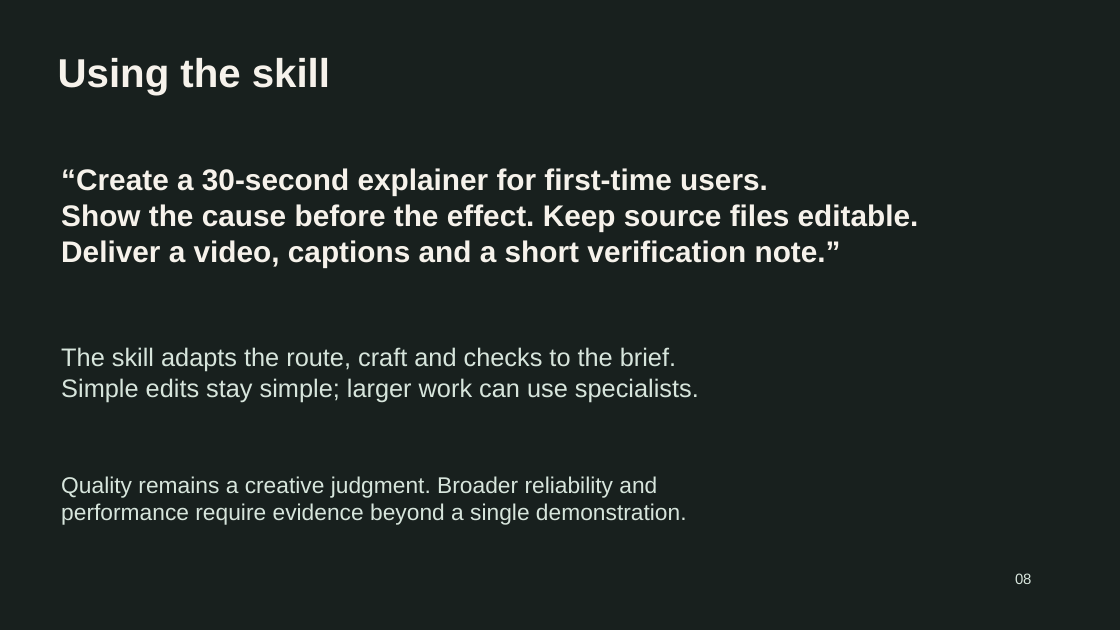
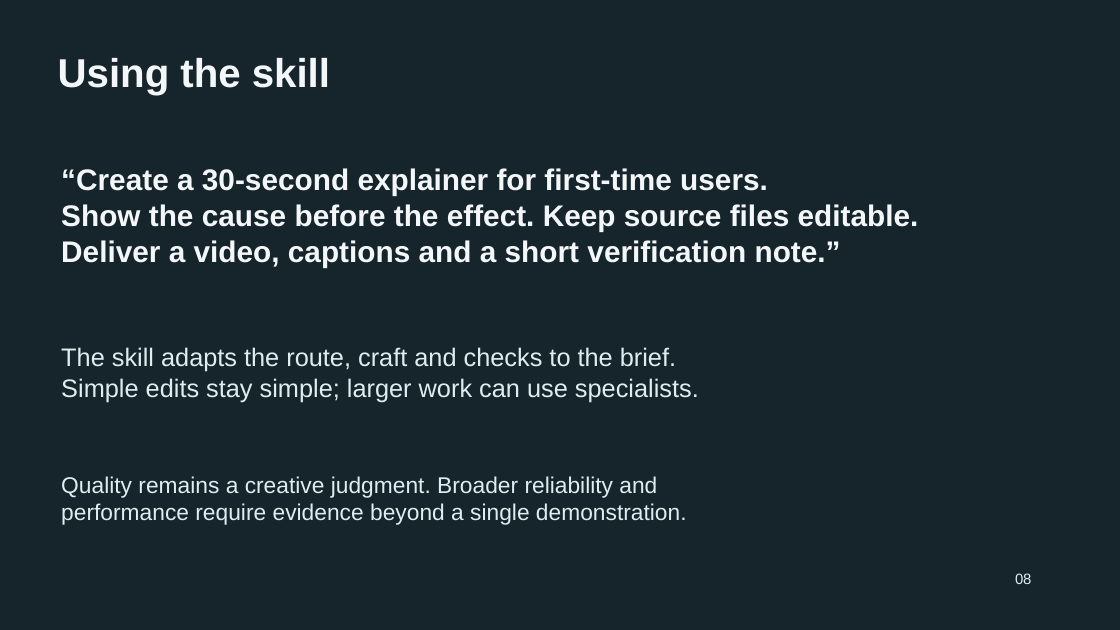
Before and after one commit to nazeeh111/adaptive-animation-skill, a slide deck: slide 8 of animation/docs/presentation.pptx. Drawn at 1120x630 pixels with LibreOffice and Linux fonts; fonts in the diff are those of the drawing. Boxes give left, top, right and bottom in pixels: in the first picture for what was removed or moved away, otherwise in the second. Text is boxed around its words. In the diff, an @@ line names an element or a change of style, - is before the commit and + after.

```diff
--- a/animation/docs/presentation.pptx
+++ b/animation/docs/presentation.pptx
@@ background #18201E to #16242B @@
@@ text "Using the skill" at <box>58,58,330,95</box>: text colour #F6F2EB to #F4F7FA @@
@@ text "“Create a 30-second explainer for ..." at <box>61,168,919,267</box>: text colour #F6F2EB to #F4F7FA @@
@@ text colour #D7E5DC to #DCEEEF in 3 elements at <box>1015,573,1032,584</box>, <box>61,347,699,402</box>, <box>61,476,687,525</box> @@
```
Also in this commit, not shown: 7 other slides changed, 8 other files.
